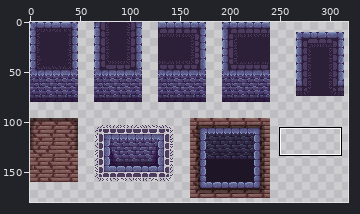
Sprite sheet -- Assets/Locations/Building/Tilemaps/Sprites/Walls and Ground.png. The first picture is a wide view before the edit; the outline marks the close-up.
Close-up. The starting point:
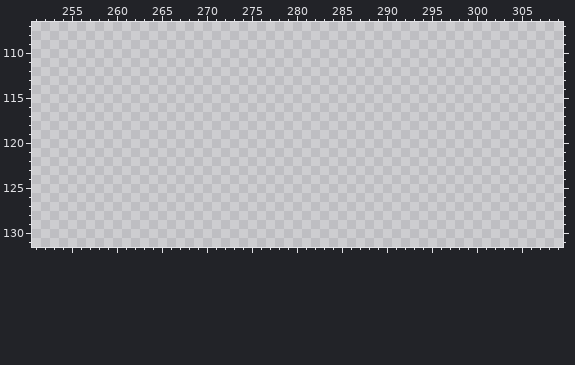
The file is 320x192 pixels. Colours within 5 levels of each other are drawn and written as one. Shown: x 251..309, y 107..131. The wide view leaves out empty margins.
Palette (. is transparent): 
Once edited:
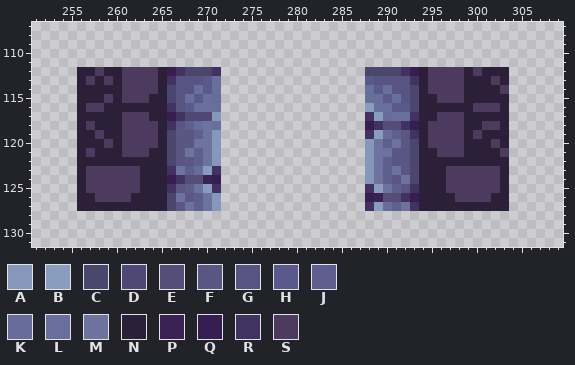
Colours new in this view: A #8598bb  B #879bbef7  C #4b466d  D #4f4874  E #504975f7  F #565381f7  G #575482  H #595a8b  J #5a5b8cf7  K #646999f7  L #696f9c  M #6a709df7  N #2c2039  P #351c51f7  Q #361d52  R #423262  S #4c3b5e
Difference:
{"y":112,"x":256,"old":"................","new":"NNSNNSSSSNQRCCCR"}
{"y":112,"x":288,"old":"................","new":"CCCCRQNSSSSNSNNN"}
{"y":113,"x":256,"old":"................","new":"NSNSNSSSSNRGGGHL"}
{"y":113,"x":288,"old":"................","new":"HGGGGRNSSSSNNNSN"}
{"y":114,"x":256,"old":"................","new":"NNNNNSSSSNCGGLHL"}
{"y":114,"x":288,"old":"................","new":"LHLGGCNSSSSNNNNS"}
{"y":115,"x":256,"old":"................","new":"NNNSNSSSNNCGLHLK"}
{"y":115,"x":288,"old":"................","new":"LLHLGCNNSSSNNNNN"}
{"y":116,"x":256,"old":"................","new":"NSSNNNNNNNRGHLLL"}
{"y":116,"x":288,"old":"................","new":"BLLHHCNNNNNNSSSN"}
{"y":117,"x":256,"old":"................","new":"NNNNNSSSNNQRDDDA"}
{"y":117,"x":288,"old":"................","new":"RBKLLRNNSSSNNNNN"}
{"y":118,"x":256,"old":"................","new":"NSNNNSSSSNRFJKML"}
{"y":118,"x":288,"old":"................","new":"QREERQNSSSSNNSSN"}
{"y":119,"x":256,"old":"................","new":"NNSNNSSSSNCFFJMA"}
{"y":119,"x":288,"old":"................","new":"RBKJFRNSSSSNSNNN"}
{"y":120,"x":256,"old":"................","new":"NNNSNSSSSNCFFMMA"}
{"y":120,"x":288,"old":"................","new":"AMJMFCNSSSSNNNSN"}
{"y":121,"x":256,"old":"................","new":"NSNNNSSSNNCFMJMA"}
{"y":121,"x":288,"old":"................","new":"AMMFFCNNSSSNNNNS"}
{"y":122,"x":256,"old":"................","new":"NNNNNNNNNNCFFJMA"}
{"y":122,"x":288,"old":"................","new":"AMJFFCNNNNNNNNNN"}
{"y":123,"x":256,"old":"................","new":"NSSSSSSNNNRMJKBR"}
{"y":123,"x":288,"old":"................","new":"AMJMFCNNNSSSSSSN"}
{"y":124,"x":256,"old":"................","new":"NSSSSSSNNNQREEPQ"}
{"y":124,"x":288,"old":"................","new":"AMJFMCNNNSSSSSSN"}
{"y":125,"x":256,"old":"................","new":"NSSSSSSNNNRFJMBR"}
{"y":125,"x":288,"old":"................","new":"RBMJFRNNNSSSSSSN"}
{"y":126,"x":256,"old":"................","new":"NNSSSSNNNNCMFJMA"}
{"y":126,"x":288,"old":"................","new":"QPEERQNNNNSSSSNN"}
{"y":127,"x":256,"old":"................","new":"NNNNNNNNNNCFMJMA"}
{"y":127,"x":288,"old":"................","new":"RBKJMRNNNNNNNNNN"}
